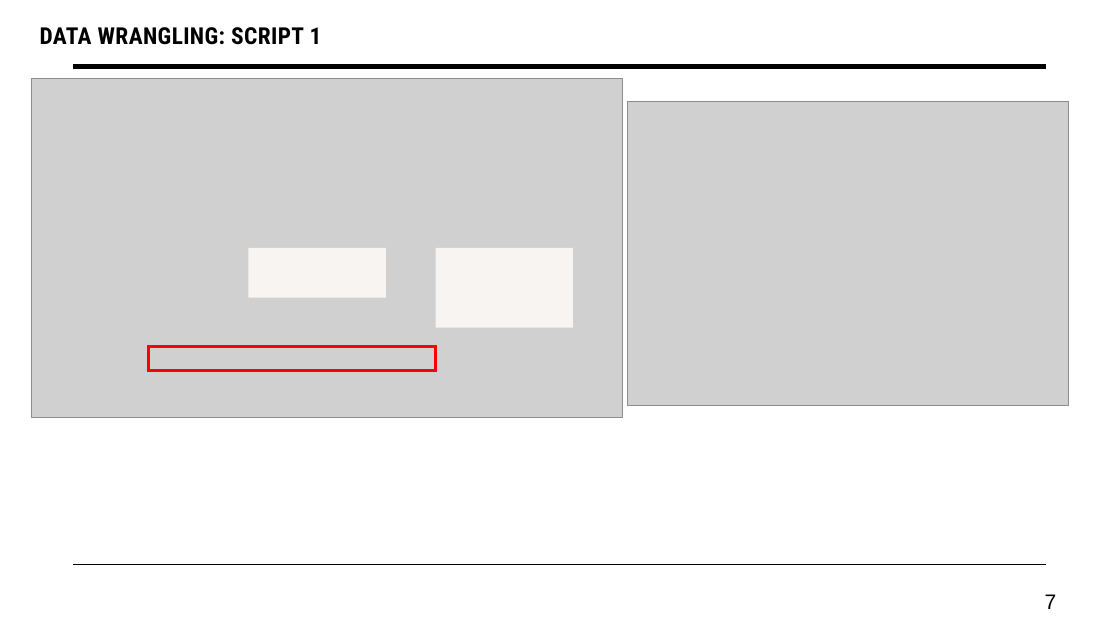
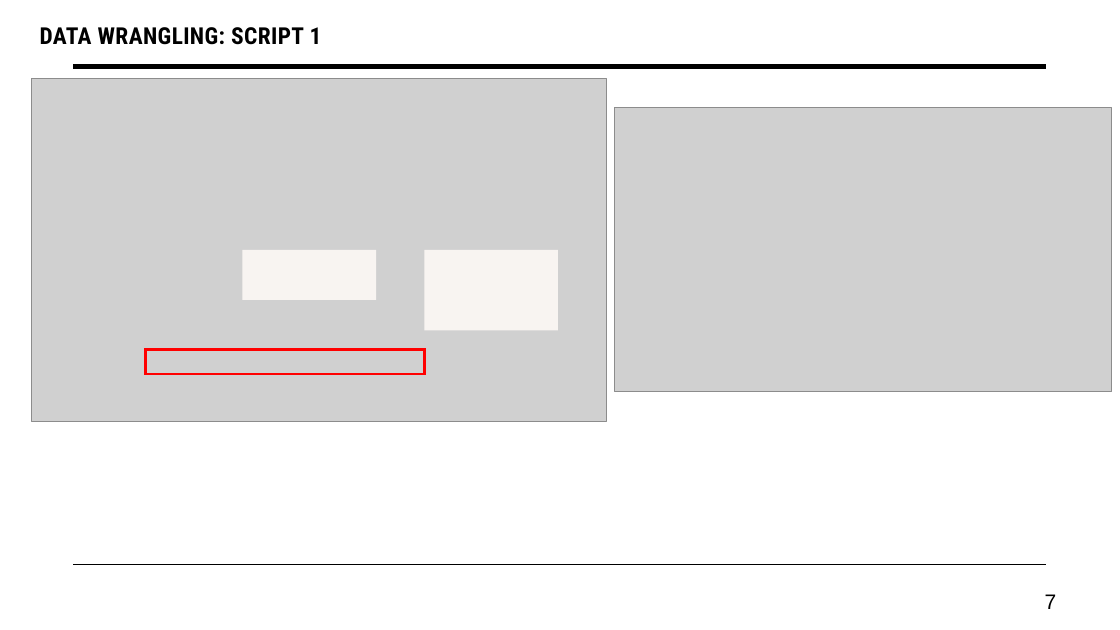
Before and after one commit to aftabzmn1/bison-impact-analysis_with_ML, a slide deck: slide 7 of Presentation/Bison Impact on GrassLand.pptx. Drawn at 1120x630 pixels with LibreOffice and Linux fonts; fonts in the diff are those of the drawing; grey boxes stand for pictures. Boxes give left, top, right and bottom in pixels: in the first picture for what was removed or moved away, otherwise in the second. Text is boxed around its words. In the diff, an @@ line names an element or a change of style, - is before the commit and + after.

```diff
--- a/Presentation/Bison Impact on GrassLand.pptx
+++ b/Presentation/Bison Impact on GrassLand.pptx
@@ picture: place and size @@
-picture at [31, 78, 623, 418]
+picture at [31, 78, 607, 421]
@@ picture: place and size @@
-picture at [628, 102, 1069, 405]
+picture at [615, 108, 1112, 392]
@@ rectangle: place and size @@
-rectangle at [249, 248, 386, 297]
+rectangle at [243, 250, 376, 300]
@@ rectangle: place and size @@
-rectangle at [436, 248, 574, 328]
+rectangle at [424, 250, 558, 330]
@@ rectangle: place and size @@
-rectangle at [149, 347, 436, 371]
+rectangle at [145, 350, 424, 374]
```
Also in this commit, not shown: 3 other slides changed, 2 slides added, 10 other files.
